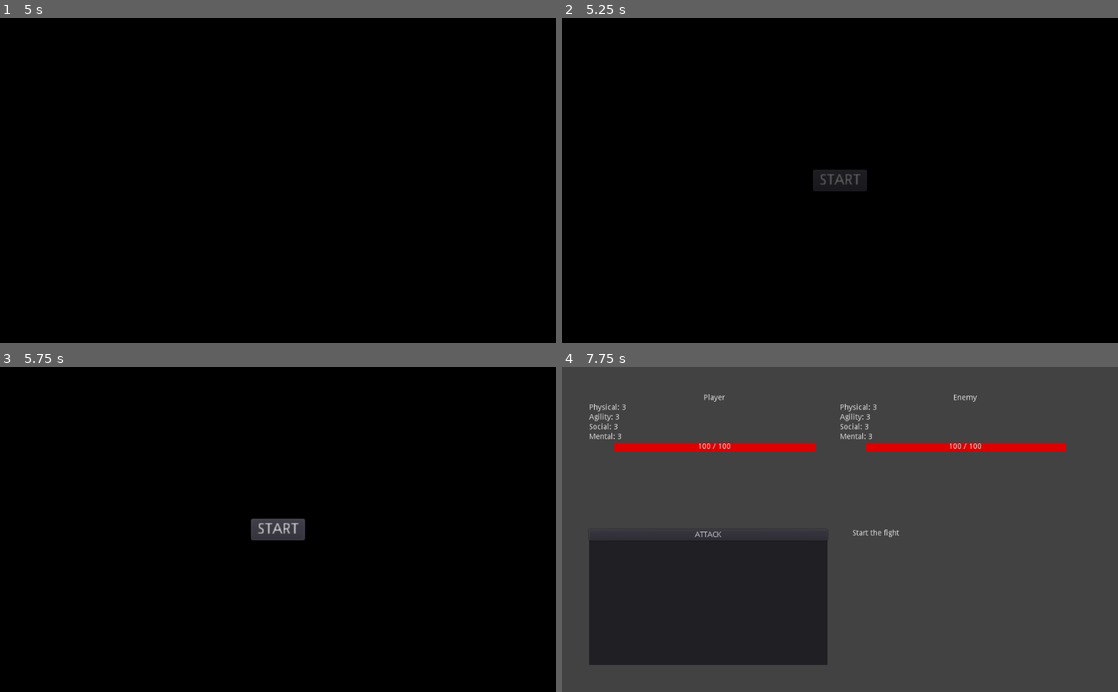
Above: before the commit, frames 1-4 (two rows, left to right).
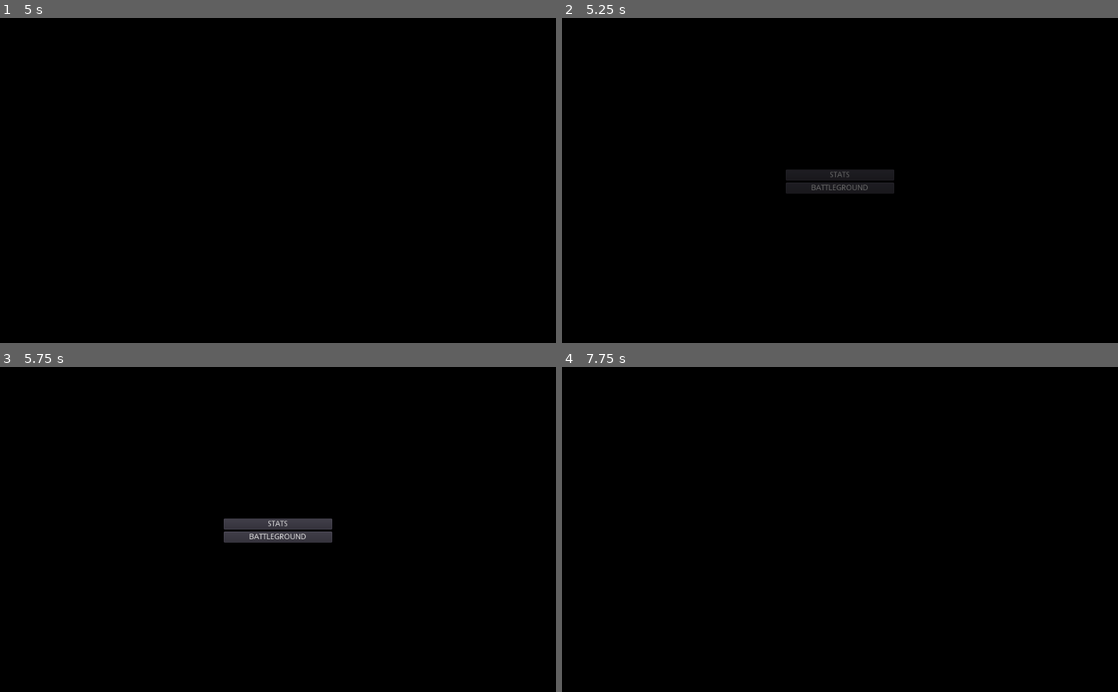
Above: after the commit, the same moments.

Repository: woliveira82/tactical-fight
Game: Godot game, scene res://src/control/SplashScreen.tscn
Same seed, same stepped clock (60 frames per second), same inputs: the game is played once before the commit and once after it.
Inputs (mouse positions are in pixels of both pictures, inside the frame that each line leads up to):
- Up to frame 1 (5 s): tap Enter at 0.5, 2.75, 4.25 s; tap Space at 2, 3.5 s
- Up to frame 2 (5.25 s): click "START" (after the commit: "STATS") at 5 s
- Up to frame 3 (5.75 s): no input
- Up to frame 4 (7.75 s): click (840, 536) at 5.75 s, where only the run after the commit has a clickable "BATTLEGROUND"; click "START" (after the commit: "STATS") at 6.5 s; click (706, 536) at 7.25 s, where only the run before the commit has a clickable "ATTACK"

Frame 1 is identical in both runs. In frame 2, 0.9% of the frame differs, in the area x 40-60%, y 46-55%; in frame 3, 1.0%; in frame 4, 100%, in the area x 0-100%, y 0-100%.

Commit message:
feat: add versions

Diff:
--- a/project.godot
+++ b/project.godot
@@ -17,7 +17,7 @@
 [autoload]
 
 SceneDirector="*res://src/control/SceneDirector.tscn"
-GameData="*res://src/game/GameData.tscn"
+GameData="*res://src/game/v1/GameData.tscn"
 
 [physics]
 
--- a/src/control/MainMenu.gd
+++ b/src/control/MainMenu.gd
@@ -2,4 +2,4 @@
 
 
 func _on_Button_button_up():
-	SceneDirector.change_to("res://src/game/scenes/Battleground.tscn")
+	SceneDirector.change_to("res://src/game/scenes/v1/Battleground.tscn")
--- a/src/control/MainMenu.tscn
+++ b/src/control/MainMenu.tscn
@@ -8,15 +8,28 @@
 color = Color( 0, 0, 0, 1 )
 script = ExtResource( 1 )
 
-[node name="Button" type="Button" parent="."]
+[node name="VBoxContainer" type="VBoxContainer" parent="."]
 anchor_left = 0.5
 anchor_top = 0.5
 anchor_right = 0.5
 anchor_bottom = 0.5
-margin_left = -50.0
+margin_left = -100.0
 margin_top = -20.0
-rect_scale = Vector2( 2, 2 )
+margin_right = 100.0
+margin_bottom = 20.0
+alignment = 1
+
+[node name="Version1" type="Button" parent="VBoxContainer"]
+margin_right = 200.0
+margin_bottom = 20.0
 mouse_default_cursor_shape = 2
-text = "START"
+text = "STATS"
 
-[connection signal="button_up" from="Button" to="." method="_on_Button_button_up"]
+[node name="Version2" type="Button" parent="VBoxContainer"]
+margin_top = 24.0
+margin_right = 200.0
+margin_bottom = 44.0
+mouse_default_cursor_shape = 2
+text = "BATTLEGROUND"
+
+[connection signal="button_up" from="VBoxContainer/Version1" to="." method="_on_Button_button_up"]
--- a/src/game/scenes/Battleground.tscn
+++ b/src/game/scenes/v1/Battleground.tscn
@@ -1,7 +1,7 @@
 [gd_scene load_steps=3 format=2]
 
-[ext_resource path="res://src/game/scenes/Fighter.tscn" type="PackedScene" id=1]
-[ext_resource path="res://src/game/scenes/Battleground.gd" type="Script" id=2]
+[ext_resource path="res://src/game/scenes/v1/Fighter.tscn" type="PackedScene" id=1]
+[ext_resource path="res://src/game/scenes/v1/Battleground.gd" type="Script" id=2]
 
 [node name="Battleground" type="Control"]
 anchor_right = 1.0
--- a/src/game/Character.tscn
+++ b/src/game/v1/Character.tscn
@@ -1,6 +1,6 @@
 [gd_scene load_steps=2 format=2]
 
-[ext_resource path="res://src/game/Character.gd" type="Script" id=1]
+[ext_resource path="res://src/game/v1/Character.gd" type="Script" id=1]
 
 [node name="Character" type="Node"]
 script = ExtResource( 1 )
--- a/src/game/GameData.tscn
+++ b/src/game/v1/GameData.tscn
@@ -1,7 +1,7 @@
 [gd_scene load_steps=3 format=2]
 
-[ext_resource path="res://src/game/GameData.gd" type="Script" id=1]
-[ext_resource path="res://src/game/Character.tscn" type="PackedScene" id=2]
+[ext_resource path="res://src/game/v1/GameData.gd" type="Script" id=1]
+[ext_resource path="res://src/game/v1/Character.tscn" type="PackedScene" id=2]
 
 [node name="GameData" type="Node"]
 script = ExtResource( 1 )
Renamed: src/game/scenes/Battleground.gd -> src/game/scenes/v1/Battleground.gd
Renamed: src/game/scenes/Fighter.tscn -> src/game/scenes/v1/Fighter.tscn
Renamed: src/game/Character.gd -> src/game/v1/Character.gd
Renamed: src/game/GameData.gd -> src/game/v1/GameData.gd
